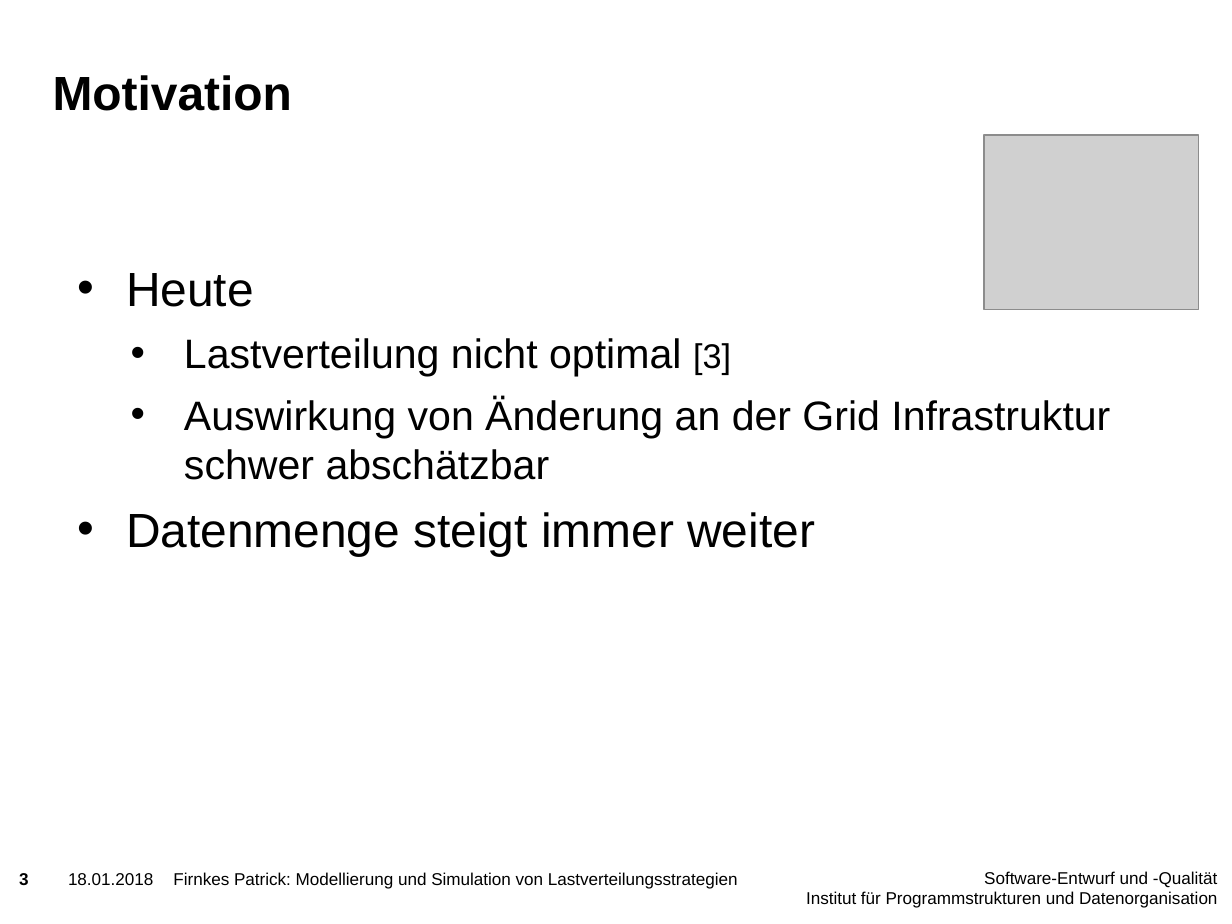
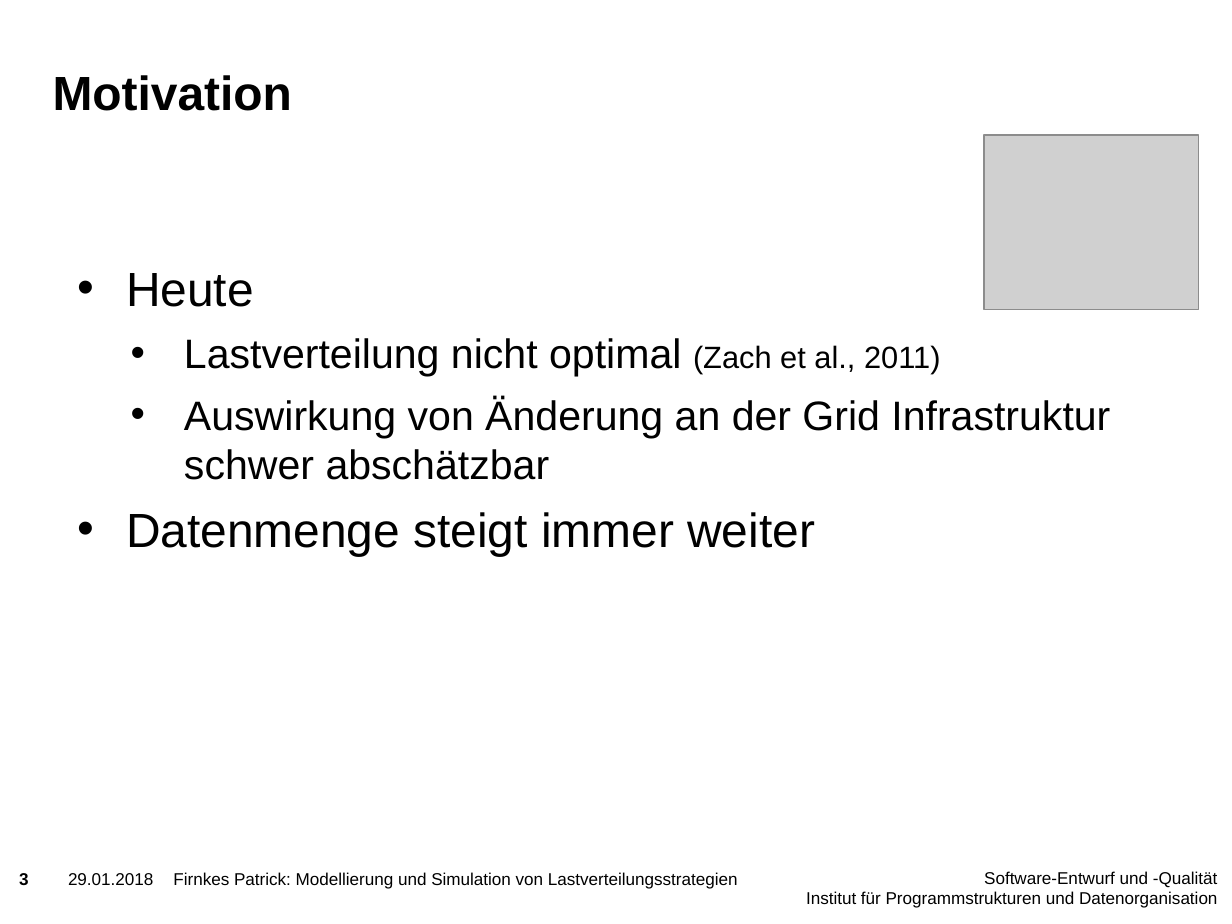
Before and after one commit to PatFirn/wlcg-loadbalancing, a slide deck: slide 3 of presentations/projekt-vorstellung.pptx. Drawn at 1232x924 pixels with LibreOffice and Linux fonts; fonts in the diff are those of the drawing; grey boxes stand for pictures; background and template pictures are left out. Boxes give left, top, right and bottom in pixels: in the first picture for what was removed or moved away, otherwise in the second. Text is boxed around its words. In the diff, an @@ line names an element or a change of style, - is before the commit and + after.

```diff
--- a/presentations/projekt-vorstellung.pptx
+++ b/presentations/projekt-vorstellung.pptx
@@ text at (184, 338, 940, 377): text changed @@
-  • Lastverteilung nicht optimal [3]
+  • Lastverteilung nicht optimal (Zach et al., 2011)
@@ text at (68, 873, 153, 885): text changed @@
-18.01.2018
+29.01.2018
```
Also in this commit, not shown: 17 other slides changed.
